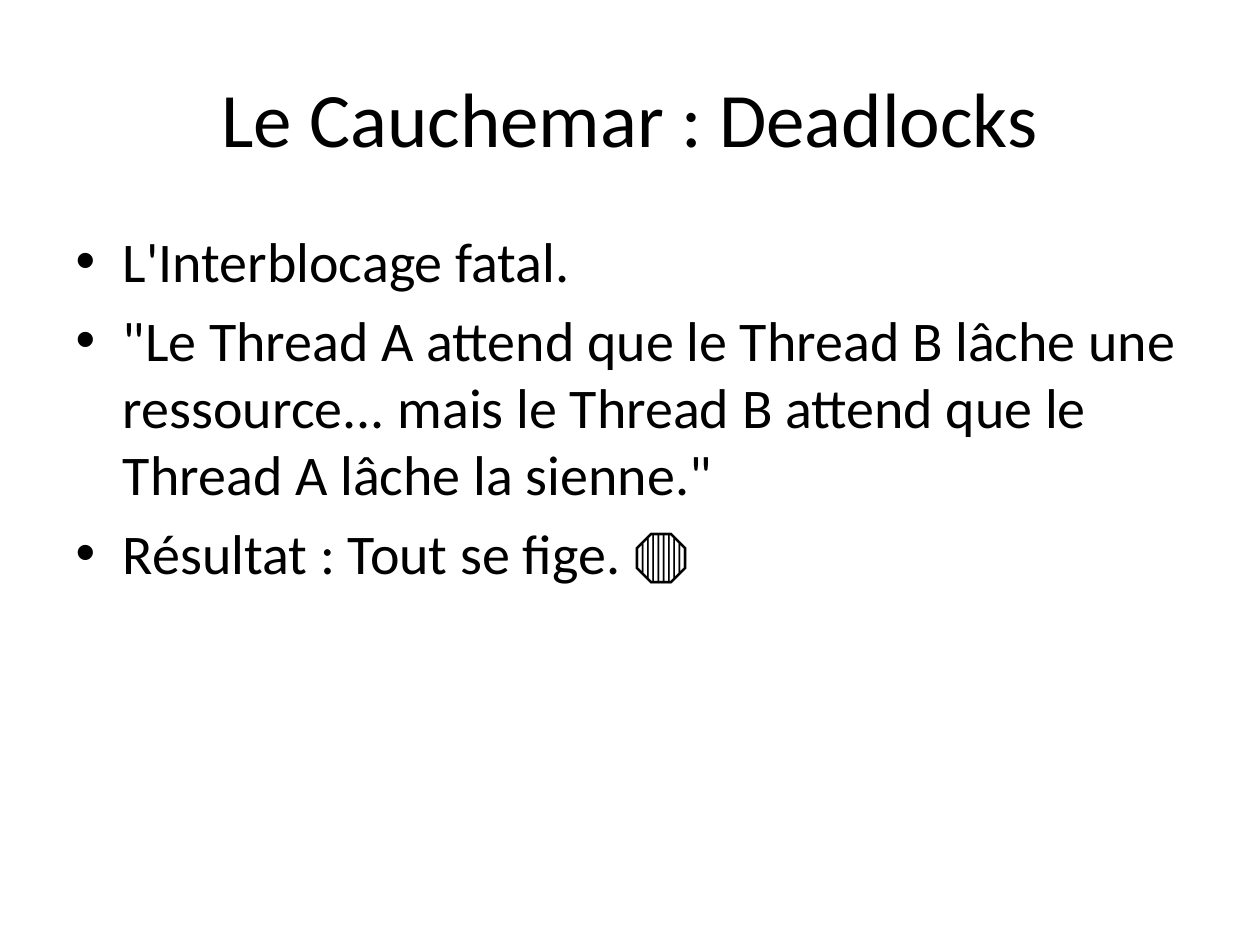
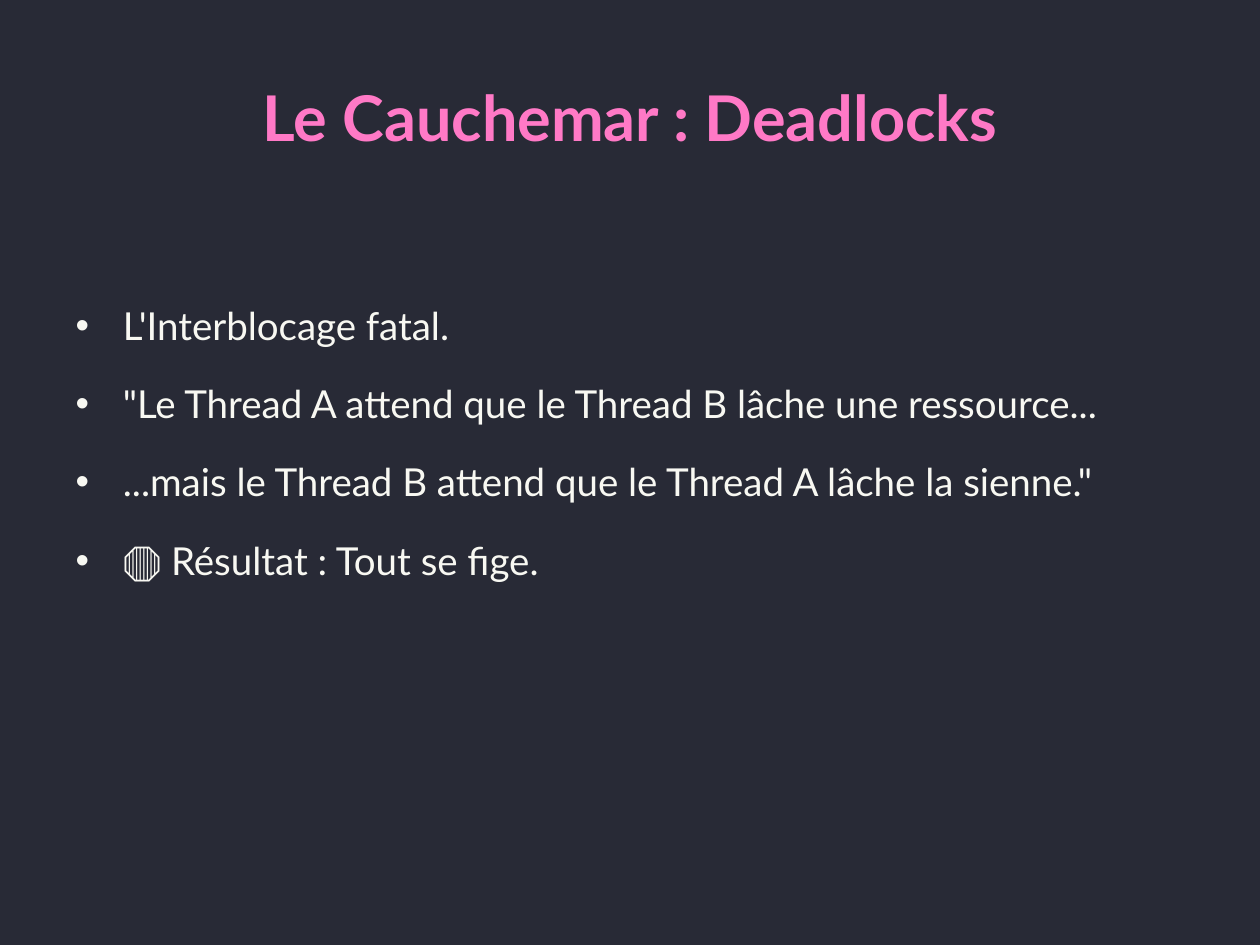
Before and after one commit to nacimoualla/presentation, a slide deck: slide 7 of presentation.pptx (slide 6 before the commit). Drawn at 1260x945 pixels with LibreOffice and Linux fonts; fonts in the diff are those of the drawing. Boxes give left, top, right and bottom in pixels: in the first picture for what was removed or moved away, otherwise in the second. Text is boxed around its words. In the diff, an @@ line names an element or a change of style, - is before the commit and + after.

```diff
--- a/presentation.pptx
+++ b/presentation.pptx
@@ background #FFFFFF to #282A36 @@
@@ title "Le Cauchemar : Deadlocks" at [263,94,997,142]: size 44 to 36 pt, font Calibri to Lato, text colour #000000 to #FF79C6, bold on @@
@@ text at [123,311,449,347]: size 32 to 22 pt, font Calibri to Lato, text colour #000000 to #F8F8F2 in "L'Interblocage fatal."; more space between paragraphs @@
@@ text at [123,389,1097,582]: text changed; size 32 to 22 pt; font Calibri to Lato; text colour #000000 to #F8F8F2 @@
-• "Le Thread A attend que le Thread B lâche une ressource... mais le Thread B attend que le Thread A lâche la sienne."
-• Résultat : Tout se fige. 🛑
+• "Le Thread A attend que le Thread B lâche une ressource...
+• ...mais le Thread B attend que le Thread A lâche la sienne."
+• 🛑 Résultat : Tout se fige.
```
Also in this commit, not shown: 9 other slides changed, 1 slide added, 1 other file.
